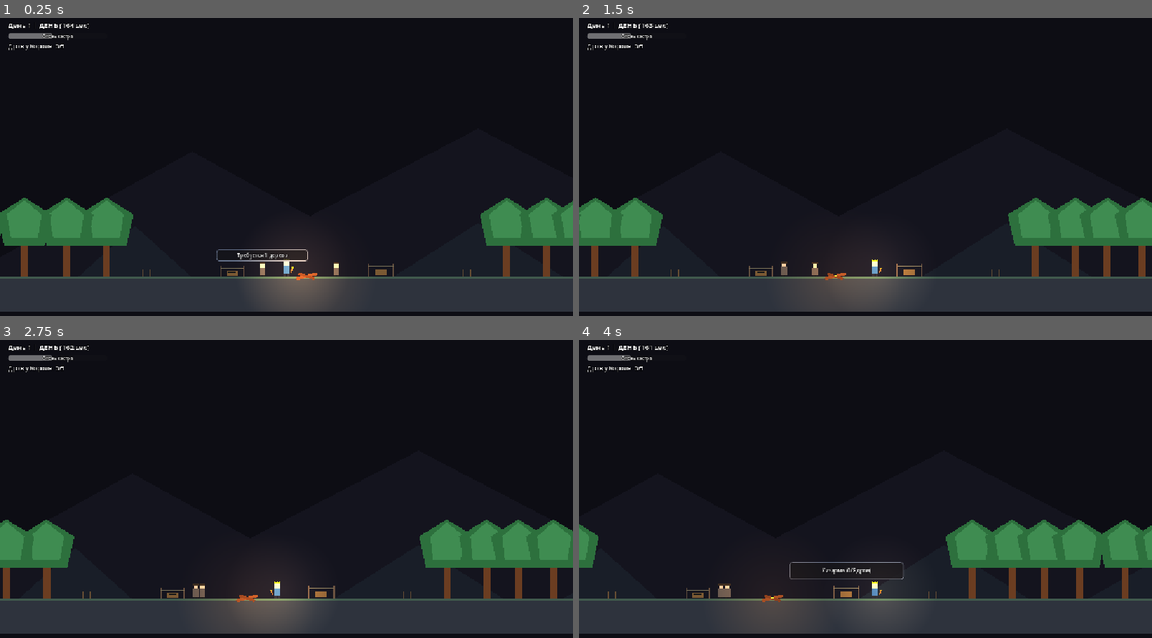
Above: before the commit, frames 1-4 (two rows, left to right).
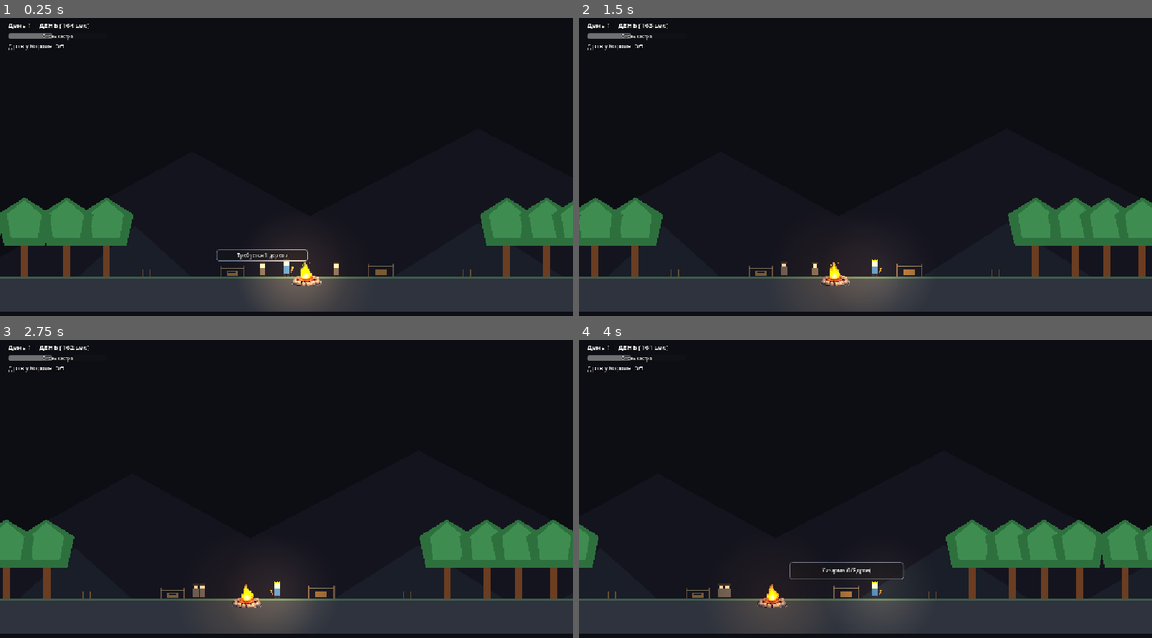
Above: after the commit, the same moments.

Repository: Kyrsadak/turkic-game-jam
Game: Godot game, scene res://scenes/main/main.tscn
Same seed, same stepped clock (60 frames per second), same inputs: the game is played once before the commit and once after it.
Inputs (mouse positions are in pixels of both pictures, inside the frame that each line leads up to):
- Up to frame 1 (0.25 s): no input
- Up to frame 2 (1.5 s): move the mouse to (991, 158) at 0.52 s; hold R 0.53-1.28 s; hold D from 0.53 s (still down); click (991, 158) at 0.67 s; move the mouse to (750, 190) at 1.27 s; tap E at 1.35 s
- Up to frame 3 (2.75 s): move the mouse to (343, 423) at 2.02 s; release D at 2.03 s; hold A from 2.03 s (still down); hold R from 2.03 s (still down)
- Up to frame 4 (4 s): move the mouse to (836, 560) at 2.77 s; release A at 2.78 s; release R at 2.78 s; hold D from 2.78 s (still down); tap E at 2.85 s; click (836, 560) at 2.92 s; move the mouse to (1037, 542) at 3.52 s; hold R from 3.53 s (still down)

The runs differ from the first frame. In frame 1, 0.2% of the frame differs, in the area x 50-57%, y 81-90%; in frame 2, 0.2%; in frame 3, 0.2%; in frame 4, 0.2%.

Commit message:
Animate campfire using sprites campfire1-6 and scale dynamically based on fuel

Diff:
--- a/scenes/campfire/campfire.gd
+++ b/scenes/campfire/campfire.gd
@@ -20,12 +20,50 @@
 var noise_time: float = 0.0
 var is_burned_out: bool = false
 
+# Анимация костра
+@export var animation_fps: float = 10.0
+var campfire_textures: Array[Texture2D] = []
+var current_frame: int = 0
+var animation_time: float = 0.0
+var campfire_sprite: Sprite2D = null
+
 func _ready() -> void:
 	add_to_group("campfire")
 	emit_signal("fuel_changed", current_fuel, max_fuel)
 	label_status.visible = false
 	setup_tooltip_style(label_status)
-	TextureLoader.try_apply_texture(self, "res://assets/textures/campfire.png", Vector2(0, -5))
+
+	# Загружаем анимированные кадры (campfire1.png - campfire6.png)
+	for i in range(1, 7):
+		var path = "res://assets/textures/campfire%d.png" % i
+		if FileAccess.file_exists(path):
+			var tex = load(path)
+			if tex:
+				campfire_textures.append(tex)
+
+	if campfire_textures.size() > 0:
+		# Скрываем стандартные бревна
+		var logs = get_node_or_null("Logs")
+		if logs:
+			logs.visible = false
+
+		# Проверяем, не был ли спрайт уже добавлен
+		var existing_sprite = get_node_or_null("DesignerSprite")
+		if existing_sprite:
+			campfire_sprite = existing_sprite
+			campfire_sprite.texture = campfire_textures[0]
+			campfire_sprite.position = Vector2(0, -5)
+			campfire_sprite.visible = true
+		else:
+			# Создаем новый спрайт
+			campfire_sprite = Sprite2D.new()
+			campfire_sprite.name = "DesignerSprite"
+			campfire_sprite.texture = campfire_textures[0]
+			campfire_sprite.position = Vector2(0, -5)
+			add_child(campfire_sprite)
+	else:
+		# Резервный вариант со статической текстурой
+		campfire_sprite = TextureLoader.try_apply_texture(self, "res://assets/textures/campfire.png", Vector2(0, -5))
 
 func _process(delta: float) -> void:
 	if is_burned_out:
@@ -41,12 +79,29 @@
 			particles_flame.emitting = false
 			particles_sparks.emitting = false
 
+			# Показываем стандартные бревна при затухании
+			if campfire_textures.size() > 0:
+				if campfire_sprite:
+					campfire_sprite.visible = false
+				var logs = get_node_or_null("Logs")
+				if logs:
+					logs.visible = true
+
 			# Плавное затухание света
 			var tween = create_tween()
 			tween.tween_property(light_2d, "energy", 0.0, 1.5)
 			return
 
 		emit_signal("fuel_changed", current_fuel, max_fuel)
+
+		# Анимация спрайта костра
+		if campfire_textures.size() > 0 and campfire_sprite:
+			animation_time += delta
+			var frame_duration = 1.0 / animation_fps
+			if animation_time >= frame_duration:
+				current_frame = (current_frame + 1) % campfire_textures.size()
+				campfire_sprite.texture = campfire_textures[current_frame]
+				animation_time = fmod(animation_time, frame_duration)
 
 		# Эффект мерцания света костра
 		noise_time += delta * 15.0
@@ -56,6 +111,11 @@
 		var fuel_ratio = current_fuel / max_fuel
 		light_2d.texture_scale = light_base_scale * (0.4 + 0.6 * fuel_ratio) + flicker
 		light_2d.energy = light_base_energy * (0.5 + 0.5 * fuel_ratio) + flicker * 0.5
+
+		# Масштабируем спрайт костра в зависимости от топлива
+		if campfire_sprite:
+			var scale_val = 0.6 + 0.4 * fuel_ratio
+			campfire_sprite.scale = Vector2(scale_val, scale_val)
 
 		# Масштабируем частицы огня
 		particles_flame.amount = int(clamp(40 * fuel_ratio, 10, 50))
Binary file added: assets/textures/campfire1.png
Binary file added: assets/textures/campfire2.png
Binary file added: assets/textures/campfire3.png
Binary file added: assets/textures/campfire4.png
Binary file added: assets/textures/campfire5.png
Binary file added: assets/textures/campfire6.png
Not shown, added: assets/textures/lumberjack_house.png.import
Binary file added: План/Концепт/ассесты.jpg
Not shown, added: План/Концепт/ассесты.jpg.import
Binary file added: План/Концепт/дом_после.jpg
Not shown, added: План/Концепт/дом_после.jpg.import
